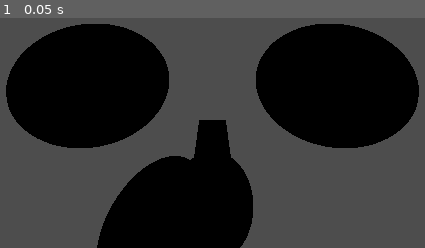
Above: before the commit, frame 1.
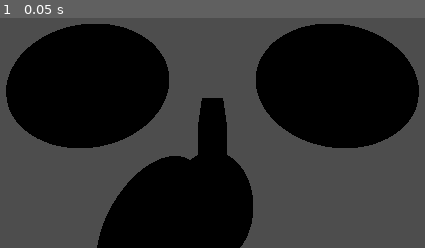
Above: after the commit, the same moment.

Repository: jonathaneeckhout/godot-fps-demo
Game: Godot game, scene res://scenes/player/player.tscn
Same seed, same stepped clock (60 frames per second), same inputs: the game is played once before the commit and once after it. This scene is started directly instead of the project's main scene.
Inputs:
- Up to frame 1 (0.05 s): no input

The runs differ from the first frame. In frame 1, 0.7% of the frame differs, in the area x 45-55%, y 34-61%.

Commit message:
try to swap weapons

Diff:
--- /dev/null
+++ b/classes/weapon.gd
@@ -0,0 +1,35 @@
+class_name Weapon
+extends Node3D
+
+signal fired()
+
+## Time between 2 shots
+@export var fire_cooldown: float = 1.0
+
+## Damage done by a bullet
+@export var damage: int = 10
+
+## If automatic fire is enabled
+@export var automatic: bool = false
+
+@export var muzzle: Node3D = null
+
+func fire() -> Dictionary:
+    assert(muzzle != null, "Muzzle can't be null")
+
+    return _detect_hit()
+
+func fire_confirmed()-> void:
+    fired.emit()
+
+func _detect_hit() -> Dictionary:
+    var space := get_world_3d().direct_space_state
+
+    var origin_xform: Transform3D = muzzle.global_transform
+
+    var query: PhysicsRayQueryParameters3D = PhysicsRayQueryParameters3D.create(
+        origin_xform.origin,
+        origin_xform.origin + origin_xform.basis.z * 1024.
+    )
+
+    return space.intersect_ray(query)
--- a/components/player/player_input/player_input.gd
+++ b/components/player/player_input/player_input.gd
@@ -7,26 +7,76 @@
 var look_angle: Vector2 = Vector2.ZERO
 var jump: bool = false
 var fire: bool = false
+var next_weapon: bool = false
+var previous_weapon: bool = false
 
+var _override_mouse: bool = false
 var _mouse_rotation: Vector2 = Vector2.ZERO
+var _wheel_up: bool = false
+var _wheel_down: bool = false
+
+var player: Player = null
+var rollback_synchronizer: RollbackSynchronizer = null
 
 func _ready() -> void:
+    player = get_parent()
+    assert(player != null, "Player not found")
+
+    rollback_synchronizer = player.get_node_or_null("RollbackSynchronizer")
+    assert(rollback_synchronizer != null, "RollbackSynchronizer is not found")
+
+    rollback_synchronizer.add_input(self, "direction")
+    rollback_synchronizer.add_input(self, "look_angle")
+    rollback_synchronizer.add_input(self, "jump")
+    rollback_synchronizer.add_input(self, "fire")
+    rollback_synchronizer.add_input(self, "next_weapon")
+    rollback_synchronizer.add_input(self, "previous_weapon")
+
     NetworkTime.before_tick_loop.connect(_gather)
 
     if !is_multiplayer_authority():
         # Don't process input for other players
         set_process_input(false)
+        return
+
+    Input.set_mouse_mode(Input.MOUSE_MODE_CAPTURED)
 
 func _input(event: InputEvent) -> void:
     if event is InputEventMouseMotion:
         _mouse_rotation.y = event.relative.x * mouse_sensitivity
-        _mouse_rotation.x = -event.relative.y * mouse_sensitivity
+        _mouse_rotation.x = - event.relative.y * mouse_sensitivity
+
+    if event.is_action_pressed("escape"):
+        _override_mouse = !_override_mouse
+
+        if _override_mouse:
+            Input.set_mouse_mode(Input.MOUSE_MODE_VISIBLE)
+        else:
+            Input.set_mouse_mode(Input.MOUSE_MODE_CAPTURED)
+
+    if event is InputEventMouseButton:
+        if event.is_pressed():
+            if event.button_index == MOUSE_BUTTON_WHEEL_UP:
+                _wheel_up = true
+            elif event.button_index == MOUSE_BUTTON_WHEEL_DOWN:
+                _wheel_down = true
 
 func _gather() -> void:
     direction = Input.get_vector("strafe_right", "strafe_left", "move_down", "move_up")
 
-    look_angle = Vector2(-_mouse_rotation.y * NetworkTime.ticktime, -_mouse_rotation.x * NetworkTime.ticktime)
+    if _override_mouse:
+        look_angle = Vector2.ZERO
+    else:
+        look_angle = Vector2(-_mouse_rotation.y * NetworkTime.ticktime, -_mouse_rotation.x * NetworkTime.ticktime)
+
     _mouse_rotation = Vector2.ZERO
 
     jump = Input.is_action_pressed("jump")
+
     fire = Input.is_action_pressed("fire")
+
+    next_weapon = _wheel_up
+    previous_weapon = _wheel_down
+
+    _wheel_up = false
+    _wheel_down = false
--- /dev/null
+++ b/components/player/weapon_handler/weapon_handler.gd
@@ -0,0 +1,93 @@
+class_name WeaponHandler
+extends Node
+
+static var _logger: _NetfoxLogger = _NetfoxLogger.for_netfox("RollbackSynchronizer")
+
+## Where to put the weapon for the local player
+@export var local_player_weapon_location: Node3D = null
+
+## Where to put the weapon for other players
+@export var other_player_weapon_location: Node3D = null
+
+## The weapon which the player starts with
+@export var starter_weapon: PackedScene = null
+
+var player: Player = null
+var player_input: PlayerInput = null
+var weapon_synchronizer: WeaponSynchronizer = null
+
+var primary_weapon: Weapon = null
+var secondary_weapon: Weapon = null
+
+var current_weapon: Weapon
+
+func _ready() -> void:
+    player = get_parent()
+    assert(player != null, "Can't get Player")
+
+    player_input = player.get_node_or_null("PlayerInput")
+    assert(player_input != null, "Missing PlayerInput")
+
+    weapon_synchronizer = player.get_node_or_null("WeaponSynchronizer")
+    assert(weapon_synchronizer != null, "Missing WeaponSynchronizer")
+
+    assert(starter_weapon != null, "Please select a starter weapon")
+
+    load_primary_weapon(starter_weapon)
+
+func _rollback_tick(_delta: float, _tick: int, _is_fresh: bool) -> void:
+    if player_input.next_weapon:
+        _logger.debug("on {0} for {1}".format([multiplayer.get_unique_id(), player.peer_id]))
+        swap_weapons(true)
+
+    if player_input.previous_weapon:
+        swap_weapons(false)
+
+func swap_weapons(up: bool) -> void:
+    if up:
+        if current_weapon == primary_weapon:
+            set_current_weapon(secondary_weapon)
+    else:
+        if current_weapon == secondary_weapon:
+            set_current_weapon(primary_weapon)
+
+func load_primary_weapon(weapon: PackedScene) -> void:
+    if primary_weapon != null:
+        primary_weapon.queue_free()
+
+    primary_weapon = weapon.instantiate()
+
+    primary_weapon.hide()
+
+    if player.peer_id == multiplayer.get_unique_id():
+        local_player_weapon_location.add_child(primary_weapon)
+    else:
+        other_player_weapon_location.add_child(primary_weapon)
+
+    if current_weapon == null:
+        set_current_weapon(primary_weapon)
+
+func load_secondary_weapon(weapon: PackedScene) -> void:
+    if secondary_weapon != null:
+        secondary_weapon.queue_free()
+
+    secondary_weapon = weapon.instantiate()
+    secondary_weapon.hide()
+
+    if player.peer_id == multiplayer.get_unique_id():
+        local_player_weapon_location.add_child(secondary_weapon)
+    else:
+        other_player_weapon_location.add_child(secondary_weapon)
+
+    if current_weapon == null:
+        set_current_weapon(secondary_weapon)
+
+func set_current_weapon(weapon: Weapon) -> void:
+    if current_weapon != null:
+        current_weapon.hide()
+
+    current_weapon = weapon
+
+    current_weapon.show()
+
+    weapon_synchronizer.load_weapon(weapon)
--- /dev/null
+++ b/components/player/weapon_handler/weapon_handler.tscn
@@ -0,0 +1,6 @@
+[gd_scene load_steps=2 format=3 uid="uid://cul8cwl4a1081"]
+
+[ext_resource type="Script" uid="uid://l2ua8mg1o17c" path="res://components/player/weapon_handler/weapon_handler.gd" id="1_wtqmp"]
+
+[node name="WeaponHandler" type="Node"]
+script = ExtResource("1_wtqmp")
--- /dev/null
+++ b/components/player/weapon_synchronizer/weapon_synchronizer.gd
@@ -0,0 +1,105 @@
+class_name WeaponSynchronizer
+extends Node
+
+signal fired(hit: Dictionary)
+
+@export var muzzle: Node3D = null
+
+@onready var fire_action: RewindableAction = %FireAction
+
+var player: Player = null
+var player_input: PlayerInput = null
+var rollback_synchronizer: RollbackSynchronizer = null
+
+var weapon: Weapon = null
+
+var last_fire: int = -1
+var firing: bool = false
+
+func _ready() -> void:
+    player = get_parent()
+    assert(player != null, "Player not found")
+
+    player_input = player.get_node_or_null("PlayerInput")
+    assert(player_input != null, "PlayerInput not found")
+
+    rollback_synchronizer = player.get_node_or_null("RollbackSynchronizer")
+    assert(rollback_synchronizer != null, "RollbackSynchronizer not found")
+
+    assert(muzzle != null, "Muzzle not set")
+
+    fire_action.mutate(self) # Mutate self, so firing code can run
+    # fire_action.mutate(player) # Mutate player
+
+    NetworkTime.after_tick_loop.connect(_after_loop)
+
+func _rollback_tick(_delta: float, _tick: int, _is_fresh: bool) -> void:
+    if rollback_synchronizer.is_predicting():
+        return
+
+    fire_action.set_active(player_input.fire and _can_fire())
+
+    firing = player_input.fire
+
+    match fire_action.get_status():
+        RewindableAction.CONFIRMING, RewindableAction.ACTIVE:
+            # Fire if action has just activated or is active
+            _fire()
+        RewindableAction.CANCELLING:
+            # Whoops, turns out we couldn't have fired, undo
+            _unfire()
+
+func load_weapon(new_weapon: Weapon) -> void:
+    unload_weapon()
+
+    weapon = new_weapon
+    weapon.muzzle = muzzle
+
+func unload_weapon() -> void:
+    if weapon == null:
+        return
+
+    weapon.muzzle = null
+    weapon = null
+
+func _after_loop() -> void:
+    if fire_action.has_confirmed():
+        if weapon:
+            weapon.fire_confirmed()
+
+
+func _can_fire() -> bool:
+    # You can only fire a weapon
+    if weapon == null:
+        return false
+
+    # Only fire if the player released the fire button
+    if not weapon.automatic and firing:
+        return false
+
+    return NetworkTime.seconds_between(last_fire, NetworkRollback.tick) >= weapon.fire_cooldown
+
+func _fire() -> void:
+    if weapon == null:
+        return
+
+    last_fire = NetworkRollback.tick
+
+    var hit: Dictionary = weapon.fire()
+    if hit.is_empty():
+        return
+
+    fired.emit(hit)
+
+    _on_hit(hit)
+
+func _unfire():
+    fire_action.erase_context()
+
+func _on_hit(hit: Dictionary):
+    var is_new_hit := false
+    if not fire_action.has_context():
+        fire_action.set_context(true)
+        is_new_hit = true
+
+    print(hit)
--- /dev/null
+++ b/components/player/weapon_synchronizer/weapon_synchronizer.tscn
@@ -0,0 +1,12 @@
+[gd_scene load_steps=3 format=3 uid="uid://duwpp7fduyeq5"]
+
+[ext_resource type="Script" uid="uid://bpug8wb7ff5k4" path="res://components/player/weapon_synchronizer/weapon_synchronizer.gd" id="1_j71hl"]
+[ext_resource type="Script" uid="uid://chr4omg2hy3yu" path="res://addons/netfox/rewindable-action.gd" id="2_yxk4y"]
+
+[node name="WeaponSynchronizer" type="Node"]
+script = ExtResource("1_j71hl")
+
+[node name="FireAction" type="Node" parent="."]
+unique_name_in_owner = true
+script = ExtResource("2_yxk4y")
+metadata/_custom_type_script = "uid://chr4omg2hy3yu"
--- a/project.godot
+++ b/project.godot
@@ -59,6 +59,21 @@
 "events": [Object(InputEventMouseButton,"resource_local_to_scene":false,"resource_name":"","device":-1,"window_id":0,"a …(253 unchanged characters)…
 ]
 }
+escape={
+"deadzone": 0.2,
+"events": [Object(InputEventKey,"resource_local_to_scene":false,"resource_name":"","device":-1,"window_id":0,"alt_pressed":false,"shift_pressed":false,"ctrl_pressed":false,"meta_pressed":false,"pressed":false,"keycode":0,"physical_keycode":4194305,"key_label":0,"unicode":0,"location":0,"echo":false,"script":null)
+]
+}
+next_weapon={
+"deadzone": 0.2,
+"events": [Object(InputEventMouseButton,"resource_local_to_scene":false,"resource_name":"","device":-1,"window_id":0,"alt_pressed":false,"shift_pressed":false,"ctrl_pressed":false,"meta_pressed":false,"button_mask":0,"position":Vector2(0, 0),"global_position":Vector2(0, 0),"factor":1.0,"button_index":4,"canceled":false,"pressed":false,"double_click":false,"script":null)
+]
+}
+previous_weapon={
+"deadzone": 0.2,
+"events": [Object(InputEventMouseButton,"resource_local_to_scene":false,"resource_name":"","device":-1,"window_id":0,"alt_pressed":false,"shift_pressed":false,"ctrl_pressed":false,"meta_pressed":false,"button_mask":0,"position":Vector2(0, 0),"global_position":Vector2(0, 0),"factor":1.0,"button_index":5,"canceled":false,"pressed":false,"double_click":false,"script":null)
+]
+}
 
 [rendering]
 
--- a/scenes/player/player.gd
+++ b/scenes/player/player.gd
@@ -1,9 +1,5 @@
 class_name Player
 extends CharacterBody3D
-
-var peer_id: int = 0
-
-var player_input: PlayerInput = null
 
 @export var speed: float = 8.0
 @export var jump_force: float = 5.0
@@ -11,6 +7,12 @@
 @export var model: Node3D = null
 @export var head: Node3D = null
 @export var hands: Node3D = null
+
+var peer_id: int = 0
+
+var player_input: PlayerInput = null
+var weapon_synchronizer: WeaponSynchronizer = null
+var weapon_handler: WeaponHandler = null
 
 func _ready() -> void:
     assert(model != null, "Model is not set")
@@ -20,13 +22,23 @@
     player_input = get_node_or_null("PlayerInput")
     assert(player_input != null, "Player input missing")
 
+    weapon_synchronizer = get_node_or_null("WeaponSynchronizer")
+    assert(weapon_synchronizer != null, "WeaponSynchronizer missing")
+
+    weapon_handler = get_node_or_null("WeaponHandler")
+    assert(weapon_handler != null, "WeaponHandler missing")
+
+    #TODO: remove debug code
+    weapon_handler.load_secondary_weapon(load("res://scenes/weapons/pistol/pistol.tscn"))
+    weapon_handler.load_secondary_weapon(load("res://scenes/weapons/rifle/rifle.tscn"))
+
     if peer_id == multiplayer.get_unique_id():
         model.hide()
     else:
         hands.hide()
         %HUDCanvasLayer.hide()
 
-func _rollback_tick(delta: float, tick: int, is_fresh: bool) -> void:
+func _rollback_tick(_delta: float, _tick: int, _is_fresh: bool) -> void:
     # Handle look left and right
     rotate_object_local(Vector3(0, 1, 0), player_input.look_angle.x)
 
--- a/scenes/player/player.tscn
+++ b/scenes/player/player.tscn
@@ -1,10 +1,12 @@
-[gd_scene load_steps=22 format=3 uid="uid://c1117xmdglv32"]
+[gd_scene load_steps=24 format=3 uid="uid://c1117xmdglv32"]
 
 [ext_resource type="Script" uid="uid://044ceg0f6oyw" path="res://scenes/player/player.gd" id="1_8afob"]
 [ext_resource type="PackedScene" uid="uid://ciwdg5wof3vll" path="res://components/player/player_input/player_input.tscn" id="2_dovo2"]
 [ext_resource type="PackedScene" uid="uid://cqpsi760d154r" path="res://scenes/weapons/pistol/pistol.tscn" id="2_p47bc"]
 [ext_resource type="Script" uid="uid://d350u8evihs1u" path="res://addons/netfox/rollback/rollback-synchronizer.gd" id="3_gmlin"]
 [ext_resource type="Script" uid="uid://dour8fehaaugp" path="res://addons/netfox/tick-interpolator.gd" id="4_lvxji"]
+[ext_resource type="PackedScene" uid="uid://duwpp7fduyeq5" path="res://components/player/weapon_synchronizer/weapon_synchronizer.tscn" id="6_75vfm"]
+[ext_resource type="PackedScene" uid="uid://cul8cwl4a1081" path="res://components/player/weapon_handler/weapon_handler.tscn" id="7_0owmy"]
 
 [sub_resource type="CapsuleShape3D" id="CapsuleShape3D_ya1xr"]
 
@@ -146,9 +148,8 @@
 transform = Transform3D(1, 0, 0, 0, -4.37114e-08, -1, 0, 1, -4.37114e-08, 0, -0.038, 0.73)
 mesh = SubResource("SphereMesh_ya1xr")
 
-[node name="Pistol" parent="Model/Body/RightHand" instance=ExtResource("2_p47bc")]
-transform = Transform3D(1, 0, 0, 0, -4.37114e-08, 1, 0, -1, -4.37114e-08, 0, -0.114361, -0.0909409)
-sync_network = false
+[node name="OtherWeaponLocation" type="Marker3D" parent="Model/Body/RightHand"]
+transform = Transform3D(1, 0, 0, 0, -4.37114e-08, 1, 0, -1, -4.37114e-08, 0, 0.1, -0.1)
 
 [node name="Head" type="Node3D" parent="."]
 unique_name_in_owner = true
@@ -171,12 +172,8 @@
 mesh = SubResource("SphereMesh_ya1xr")
 skeleton = NodePath("../..")
 
-[node name="Pistol" parent="Head/Hands/RightHand" node_paths=PackedStringArray("player", "player_input", "muzzle", "rollback_synchronizer") instance=ExtResource("2_p47bc")]
-transform = Transform3D(1, 0, 0, 0, -4.37114e-08, 1, 0, -1, -4.37114e-08, 0, 0, -0.091)
-player = NodePath("../../../..")
-player_input = NodePath("../../../../PlayerInput")
-muzzle = NodePath("../../Muzzle")
-rollback_synchronizer = NodePath("../../../../RollbackSynchronizer")
+[node name="LocalWeaponLocation" type="Marker3D" parent="Head/Hands/RightHand"]
+transform = Transform3D(1, 0, 0, 0, -4.37114e-08, 1, 0, -1, -4.37114e-08, 0, 0, -0.1)
 
 [node name="Muzzle" type="Marker3D" parent="Head/Hands"]
 transform = Transform3D(1, 0, 0, 0, 1, 0, 0, 0, 1, 0, 0, 1)
@@ -186,8 +183,7 @@
 [node name="RollbackSynchronizer" type="Node" parent="." node_paths=PackedStringArray("root")]
 script = ExtResource("3_gmlin")
 root = NodePath("..")
-state_properties = Array[String]([":transform", "Head/Hands/RightHand/Pistol:last_fire"])
-input_properties = Array[String](["PlayerInput:direction", "PlayerInput:look_angle", "PlayerInput:jump", "PlayerInput:fire"])
+state_properties = Array[String]([":transform", "WeaponSynchronizer:last_fire"])
 metadata/_custom_type_script = "uid://d350u8evihs1u"
 
 [node name="TickInterpolator" type="Node" parent="." node_paths=PackedStringArray("root")]
@@ -195,6 +191,14 @@
 root = NodePath("..")
 properties = Array[String]([":transform"])
 metadata/_custom_type_script = "uid://dour8fehaaugp"
+
+[node name="WeaponSynchronizer" parent="." node_paths=PackedStringArray("muzzle") instance=ExtResource("6_75vfm")]
+muzzle = NodePath("../Head/Hands/Muzzle")
+
+[node name="WeaponHandler" parent="." node_paths=PackedStringArray("local_player_weapon_location", "other_player_weapon_location") instance=ExtResource("7_0owmy")]
+local_player_weapon_location = NodePath("../Head/Hands/RightHand/LocalWeaponLocation")
+other_player_weapon_location = NodePath("../Model/Body/RightHand/OtherWeaponLocation")
+starter_weapon = ExtResource("2_p47bc")
 
 [node name="HUDCanvasLayer" type="CanvasLayer" parent="."]
 unique_name_in_owner = true
--- a/scenes/weapons/pistol/pistol.gd
+++ b/scenes/weapons/pistol/pistol.gd
@@ -1,89 +1,17 @@
-extends Node3D
+class_name Pistol
+extends Weapon
 
-@export var fire_cooldown: float = 0.25
-@export var damage: int = 35
 
-@export var sync_network: bool = true
-@export var player: Player = null
-@export var player_input: PlayerInput = null
-@export var muzzle: Node3D = null
+func _ready() -> void:
+    fire_cooldown = 1.0
+    damage = 30
+    automatic = false
 
-@export var rollback_synchronizer: RollbackSynchronizer = null
+    fired.connect(_on_fired)
 
-@onready var fire_action: RewindableAction = %FireAction
+func _on_fired() -> void:
+    %Blast.show()
+    %BlastTimer.start()
 
-var last_fire: int = -1
-
-func _ready():
-    if not sync_network:
-        return
-
-    assert(player != null, "Player is not set")
-    assert(player_input != null, "PlayerInput is not set")
-    assert(rollback_synchronizer != null, "RollbackSynchronizer is not set")
-    assert(muzzle != null, "Muzzle is not set")
-
-    fire_action.mutate(self) # Mutate self, so firing code can run
-    fire_action.mutate(player) # Mutate player
-
-    NetworkTime.after_tick_loop.connect(_after_loop)
-
-func _rollback_tick(_dt, tick: int, _if):
-    if not sync_network:
-        return
-
-    if rollback_synchronizer.is_predicting():
-        return
-
-    fire_action.set_active(player_input.fire and _can_fire())
-    match fire_action.get_status():
-        RewindableAction.CONFIRMING, RewindableAction.ACTIVE:
-            # Fire if action has just activated or is active
-            _fire()
-        RewindableAction.CANCELLING:
-            # Whoops, turns out we couldn't have fired, undo
-            _unfire()
-
-func _after_loop():
-    if fire_action.has_confirmed():
-        print("player:{0} from: {1}: Pang".format([player.peer_id, multiplayer.get_unique_id()]))
-
-func _can_fire() -> bool:
-    return NetworkTime.seconds_between(last_fire, NetworkRollback.tick) >= fire_cooldown
-
-func _fire():
-    last_fire = NetworkRollback.tick
-
-    # See what we've hit
-    var hit := _raycast()
-    if hit.is_empty():
-        # No hit, nothing to do
-        return
-
-    _on_hit(hit)
-
-func _unfire():
-    fire_action.erase_context()
-
-func _raycast() -> Dictionary:
-    # Detect hit
-    var space := get_world_3d().direct_space_state
-    var origin_xform := muzzle.global_transform
-    var query := PhysicsRayQueryParameters3D.create(
-        origin_xform.origin,
-        origin_xform.origin + origin_xform.basis.z * 1024.
-    )
-
-    return space.intersect_ray(query)
-
-func _on_hit(result: Dictionary):
-    var is_new_hit := false
-    if not fire_action.has_context():
-        fire_action.set_context(true)
-        is_new_hit = true
-
-    print(result.collider)
-
-    # if result.collider.has_method("damage"):
-    #     result.collider.damage(damage, is_new_hit)
-    #     NetworkRollback.mutate(result.collider)
+func _on_blast_timer_timeout() -> void:
+    %Blast.hide()
--- a/scenes/weapons/pistol/pistol.tscn
+++ b/scenes/weapons/pistol/pistol.tscn
@@ -23,6 +23,15 @@
 material = SubResource("StandardMaterial3D_unxgq")
 size = Vector3(0.1, 0.04, 0.03)
 
+[sub_resource type="StandardMaterial3D" id="StandardMaterial3D_nrugr"]
+transparency = 1
+albedo_color = Color(0.756863, 0.643137, 0.168627, 0.670588)
+
+[sub_resource type="SphereMesh" id="SphereMesh_eitid"]
+material = SubResource("StandardMaterial3D_nrugr")
+radius = 0.1
+height = 0.1
+
 [node name="Pistol" type="Node3D"]
 script = ExtResource("1_unxgq")
 
@@ -46,3 +55,16 @@
 unique_name_in_owner = true
 script = ExtResource("2_bvgyv")
 metadata/_custom_type_script = "uid://chr4omg2hy3yu"
+
+[node name="Blast" type="MeshInstance3D" parent="."]
+unique_name_in_owner = true
+transform = Transform3D(1, 0, 0, 0, 1, 0, 0, 0, 1, 0, 0.04, 0.32)
+visible = false
+mesh = SubResource("SphereMesh_eitid")
+
+[node name="BlastTimer" type="Timer" parent="."]
+unique_name_in_owner = true
+wait_time = 0.1
+one_shot = true
+
+[connection signal="timeout" from="BlastTimer" to="." method="_on_blast_timer_timeout"]
--- /dev/null
+++ b/scenes/weapons/rifle/rifle.gd
@@ -0,0 +1,8 @@
+class_name Rifle
+extends Weapon
+
+
+func _ready() -> void:
+    fire_cooldown = 0.5
+    damage = 20
+    automatic = true
--- /dev/null
+++ b/scenes/weapons/rifle/rifle.tscn
@@ -0,0 +1,54 @@
+[gd_scene load_steps=10 format=3 uid="uid://dt4q2fdxtylxi"]
+
+[ext_resource type="Script" uid="uid://cnaibm774dc6y" path="res://scenes/weapons/rifle/rifle.gd" id="1_ch8gi"]
+
+[sub_resource type="StandardMaterial3D" id="StandardMaterial3D_f6ouy"]
+albedo_color = Color(0.0962047, 0.0962048, 0.0962047, 1)
+
+[sub_resource type="BoxMesh" id="BoxMesh_f6ouy"]
+material = SubResource("StandardMaterial3D_f6ouy")
+size = Vector3(0.1, 0.1, 0.6)
+
+[sub_resource type="StandardMaterial3D" id="StandardMaterial3D_ch8gi"]
+albedo_color = Color(0.537226, 0.27662, 0.0241041, 1)
+
+[sub_resource type="BoxMesh" id="BoxMesh_ch8gi"]
+material = SubResource("StandardMaterial3D_ch8gi")
+size = Vector3(0.05, 0.2, 0.05)
+
+[sub_resource type="StandardMaterial3D" id="StandardMaterial3D_upv3j"]
+albedo_color = Color(0.215902, 0.215902, 0.215902, 1)
+
+[sub_resource type="BoxMesh" id="BoxMesh_upv3j"]
+material = SubResource("StandardMaterial3D_upv3j")
+size = Vector3(0.05, 0.2, 0.05)
+
+[sub_resource type="StandardMaterial3D" id="StandardMaterial3D_hx47o"]
+albedo_color = Color(0.230315, 0.230315, 0.230315, 1)
+
+[sub_resource type="CylinderMesh" id="CylinderMesh_f6ouy"]
+material = SubResource("StandardMaterial3D_hx47o")
+top_radius = 0.01
+bottom_radius = 0.01
+height = 0.01
+
+[node name="Rifle" type="Node3D"]
+script = ExtResource("1_ch8gi")
+
+[node name="Body" type="MeshInstance3D" parent="."]
+transform = Transform3D(1.5, 0, 0, 0, 1.5, 0, 0, 0, 1.5, 0, 0.05, 0.2)
+mesh = SubResource("BoxMesh_f6ouy")
+
+[node name="MeshInstance3D" type="MeshInstance3D" parent="Body"]
+transform = Transform3D(1, 0, 0, 0, 0.866025, -0.5, 0, 0.5, 0.866025, 0, -0.1, -0.2)
+mesh = SubResource("BoxMesh_ch8gi")
+skeleton = NodePath("../..")
+
+[node name="MeshInstance3D2" type="MeshInstance3D" parent="Body"]
+transform = Transform3D(1, 0, 0, 0, 1, 0, 0, 0, 1, 0, -0.1, 0.1)
+mesh = SubResource("BoxMesh_upv3j")
+skeleton = NodePath("../..")
+
+[node name="MeshInstance3D3" type="MeshInstance3D" parent="Body"]
+transform = Transform3D(1, 0, 0, 0, -4.37114e-08, -1, 0, 1, -4.37114e-08, 0, 0, 0.3)
+mesh = SubResource("CylinderMesh_f6ouy")
Not shown, added: classes/weapon.gd.uid
Not shown, added: components/player/weapon_handler/weapon_handler.gd.uid
Not shown, added: components/player/weapon_synchronizer/weapon_synchronizer.gd.uid
Not shown: 1 places in scenes/weapons/pistol/pistol.tscn that only renumber resources
Not shown, added: scenes/weapons/rifle/rifle.gd.uid
